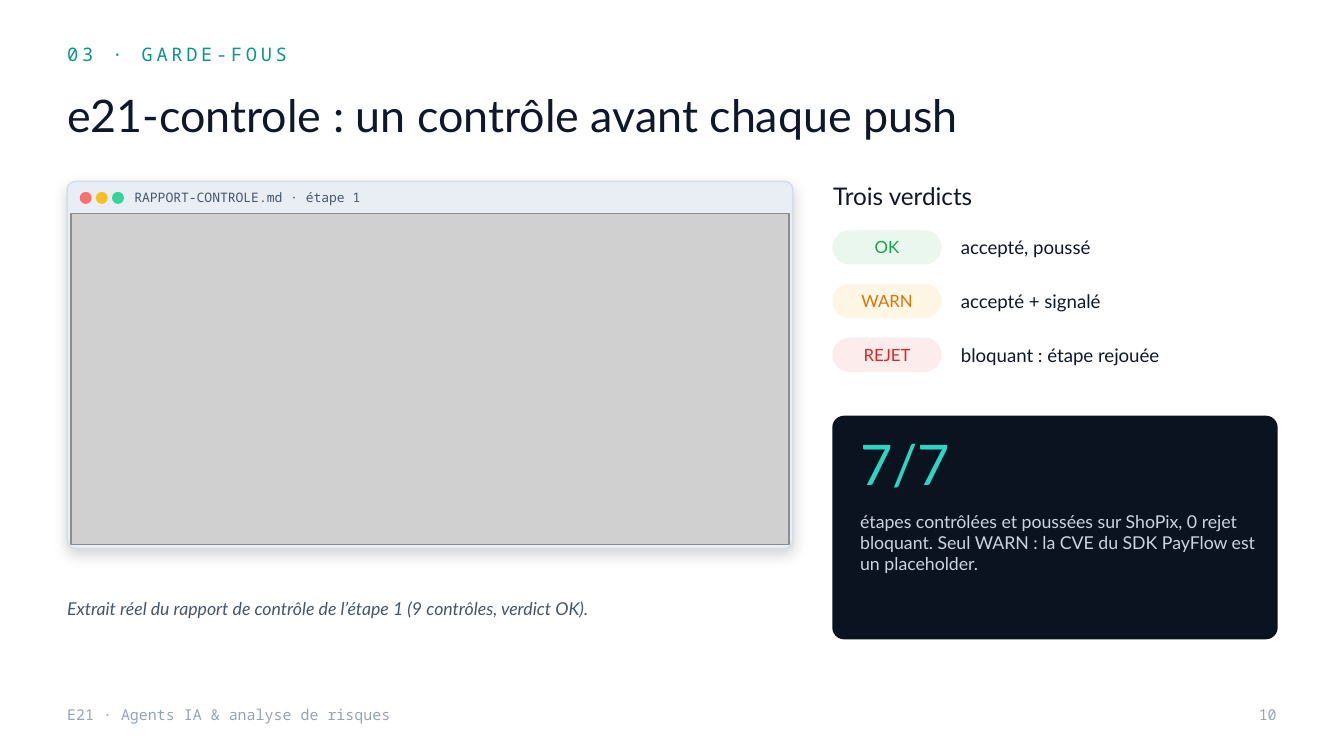
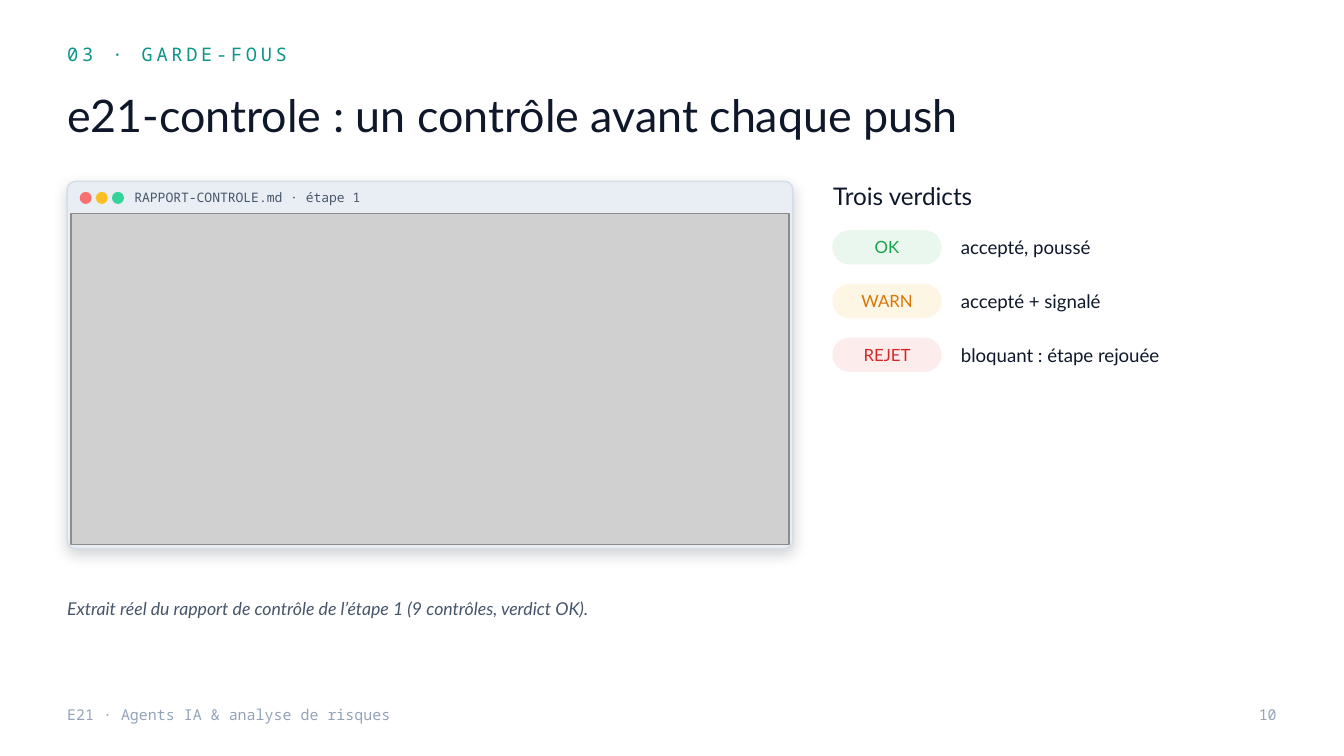
Before and after one commit to MelvinBzh/management_de_la_securite, a slide deck: slide 10 of soutenance/Soutenance_E21_Agents_IA.pptx. Drawn at 1344x756 pixels with LibreOffice and Linux fonts; fonts in the diff are those of the drawing; grey boxes stand for pictures. Boxes give left, top, right and bottom in pixels: in the first picture for what was removed or moved away, otherwise in the second. Text is boxed around its words. In the diff, an @@ line names an element or a change of style, - is before the commit and + after.

```diff
--- a/soutenance/Soutenance_E21_Agents_IA.pptx
+++ b/soutenance/Soutenance_E21_Agents_IA.pptx
@@ rounded rectangle removed at (833,417,1277,638) @@
@@ text removed at (860,443,950,488) @@
-7/7
@@ text removed at (860,515,1255,573) @@
-étapes contrôlées et poussées sur ShoPix, 0 rejet bloquant. Seul WARN : la CVE du SDK PayFlow est un placeholder.
```
Also in this commit, not shown: 20 other slides changed, 1 slide added, 1 slide removed.
